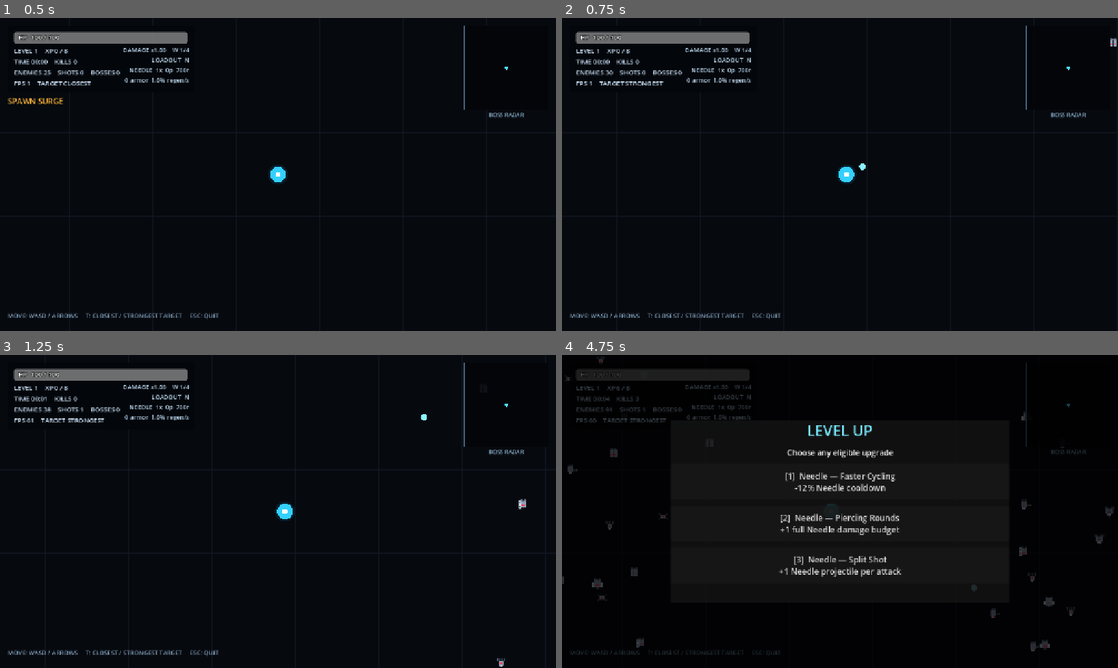
Above: before the commit, frames 1-4 (two rows, left to right).
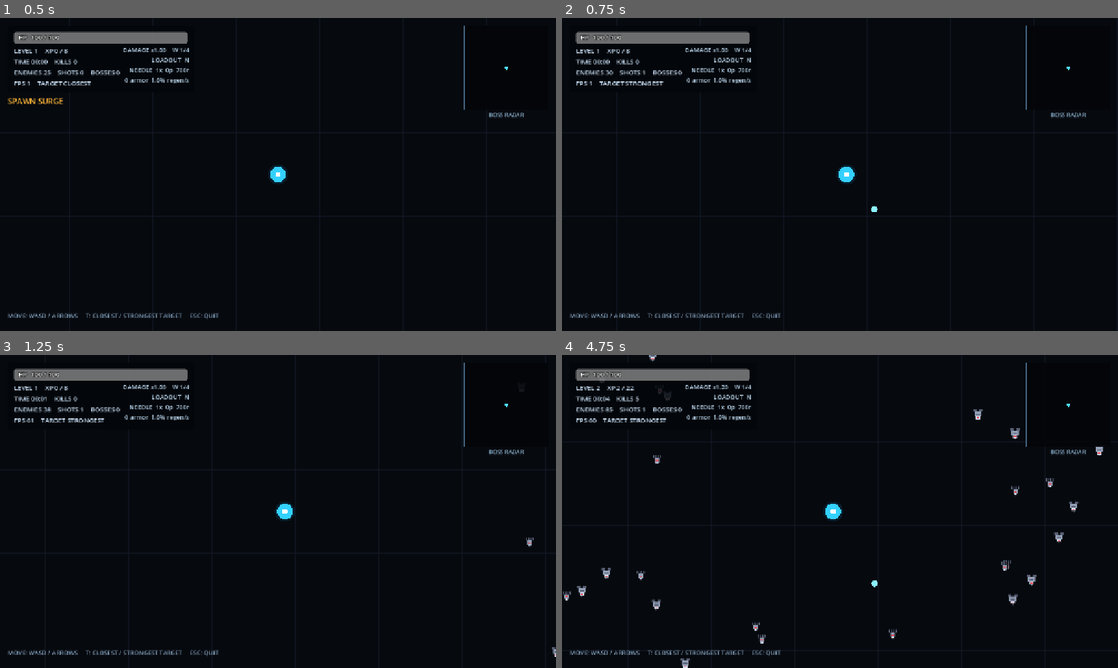
Above: after the commit, the same moments.

Repository: LoushengM/overrun
Game: Godot game, scene res://scenes/main.tscn
Two runs of this game, one before a commit and one after it. Both use one fixed random seed, a clock stepped at 60 frames per second and the inputs below.
Inputs:
- Up to frame 1 (0.5 s): no input
- Up to frame 2 (0.75 s): tap Enter at 0.5 s; hold D from 0.53 s (still down); tap T at 0.6 s
- Up to frame 3 (1.25 s): keep holding D
- Up to frame 4 (4.75 s): release D at 1.28 s; hold S 1.28-2.03 s; tap R at 1.35 s; hold D 2.03-2.78 s; hold Enter 2.03-2.78 s; hold W 2.78-3.53 s; tap 1 at 2.85 s; hold A from 3.53 s (still down); tap 2 at 3.6 s; tap 3 at 4.35 s

Frame 1 is identical in both runs. In frame 2, less than 0.1% of the frame differs, in the area x 14-100%, y 6-62%; in frame 3, 0.1%; in frame 4, 7.5%, in the area x 0-100%, y 0-100%.

Commit message:
Add enemy archetypes with weighted time-gated spawning

Diff:
--- a/src/game_config.gd
+++ b/src/game_config.gd
@@ -113,6 +113,65 @@
 const NORMAL_ENEMY_DAMAGE := 10.0
 const NORMAL_ENEMY_RADIUS := 14.0
 const NORMAL_ENEMY_XP := 1
+
+# Archetype variants of the NORMAL enemy kind. These are multipliers on the
+# NORMAL_ENEMY_* base stats so tuning stays in one place. Unlock times are in
+# paced minutes; an archetype is only eligible to spawn once its time passes.
+const ARCHETYPE_SWARMER_HEALTH := 0.55
+const ARCHETYPE_SWARMER_SPEED := 1.45
+const ARCHETYPE_SWARMER_DAMAGE := 0.70
+const ARCHETYPE_SWARMER_RADIUS := 0.75
+const ARCHETYPE_SWARMER_XP := 1
+const ARCHETYPE_SWARMER_UNLOCK_MINUTES := 0.0
+const ARCHETYPE_SWARMER_WEIGHT := 3.0
+
+const ARCHETYPE_SHIELDED_HEALTH := 3.20
+const ARCHETYPE_SHIELDED_SPEED := 0.72
+const ARCHETYPE_SHIELDED_DAMAGE := 1.30
+const ARCHETYPE_SHIELDED_RADIUS := 1.20
+const ARCHETYPE_SHIELDED_XP := 3
+const ARCHETYPE_SHIELDED_UNLOCK_MINUTES := 1.5
+const ARCHETYPE_SHIELDED_WEIGHT := 1.4
+
+const ARCHETYPE_RANGED_HEALTH := 0.85
+const ARCHETYPE_RANGED_SPEED := 0.80
+const ARCHETYPE_RANGED_DAMAGE := 1.00
+const ARCHETYPE_RANGED_RADIUS := 0.95
+const ARCHETYPE_RANGED_XP := 3
+const ARCHETYPE_RANGED_UNLOCK_MINUTES := 2.5
+const ARCHETYPE_RANGED_WEIGHT := 1.2
+const ARCHETYPE_RANGED_STANDOFF := 420.0
+const ARCHETYPE_RANGED_FIRE_INTERVAL := 2.6
+const ARCHETYPE_RANGED_FIRE_INTERVAL_JITTER := 0.9
+const ARCHETYPE_RANGED_SHOT_SPEED := 260.0
+const ARCHETYPE_RANGED_SHOT_LIFETIME := 3.2
+const ARCHETYPE_RANGED_SHOT_RADIUS := 7.0
+
+const ARCHETYPE_SPLITTER_HEALTH := 1.80
+const ARCHETYPE_SPLITTER_SPEED := 0.90
+const ARCHETYPE_SPLITTER_DAMAGE := 1.10
+const ARCHETYPE_SPLITTER_RADIUS := 1.15
+const ARCHETYPE_SPLITTER_XP := 2
+const ARCHETYPE_SPLITTER_UNLOCK_MINUTES := 3.5
+const ARCHETYPE_SPLITTER_WEIGHT := 1.0
+const ARCHETYPE_SPLITTER_CHILD_COUNT := 2
+const ARCHETYPE_SPLITTER_CHILD_SCATTER := 26.0
+
+const ARCHETYPE_ELITE_HEALTH := 5.50
+const ARCHETYPE_ELITE_SPEED := 1.05
+const ARCHETYPE_ELITE_DAMAGE := 1.60
+const ARCHETYPE_ELITE_RADIUS := 1.35
+const ARCHETYPE_ELITE_XP := 8
+const ARCHETYPE_ELITE_UNLOCK_MINUTES := 5.0
+const ARCHETYPE_ELITE_WEIGHT := 0.45
+
+const ARCHETYPE_GRUNT_UNLOCK_MINUTES := 0.0
+const ARCHETYPE_GRUNT_WEIGHT := 4.0
+
+# Enemy shots live in their own small arrays rather than the shared projectile
+# arrays: they only ever test against the player, so keeping them separate
+# leaves the player-projectile grid sweep (the hottest loop) untouched.
+const ENEMY_SHOT_CAP := 512
 
 const BOSS_HEALTH := 550.0
 const BOSS_HEALTH_SCALE_LINEAR := 1.0
--- a/src/simulation_world.gd
+++ b/src/simulation_world.gd
@@ -12,9 +12,10 @@
 const SPRITE_ATLAS_COLUMNS := 4
 const SPRITE_ATLAS_ROWS := 2
 const SPRITE_FRAME_COUNT := SPRITE_ATLAS_COLUMNS * SPRITE_ATLAS_ROWS
-const NORMAL_SPRITE_FRAME_COUNT := SPRITE_FRAME_COUNT - 1
 
 enum EnemyKind { NORMAL, BOSS }
+enum EnemyArchetype { GRUNT, SWARMER, SHIELDED, RANGED, SPLITTER, ELITE }
+const ARCHETYPE_COUNT := 6
 enum ProjectileKind { NEEDLE, SNIPER }
 enum TargetingMode { CLOSEST, STRONGEST }
 
@@ -94,6 +95,14 @@
 var enemy_radii: Array[float] = []
 var enemy_xp: Array[int] = []
 var enemy_kinds: Array[int] = []
+var enemy_archetypes: Array[int] = []
+var enemy_fire_timers: Array[float] = []
+var enemy_shot_positions: Array[Vector2] = []
+var enemy_shot_velocities: Array[Vector2] = []
+var enemy_shot_lifetimes: Array[float] = []
+var enemy_shot_damage: Array[float] = []
+var pending_split_positions: Array[Vector2] = []
+var pending_split_health: Array[float] = []
 var enemy_sprite_frames: Array[int] = []
 var enemy_last_hit_attack: Array[int] = []
 var enemy_reserved_damage: Array[float] = []
@@ -160,6 +169,14 @@
     enemy_radii.clear()
     enemy_xp.clear()
     enemy_kinds.clear()
+    enemy_archetypes.clear()
+    enemy_fire_timers.clear()
+    enemy_shot_positions.clear()
+    enemy_shot_velocities.clear()
+    enemy_shot_lifetimes.clear()
+    enemy_shot_damage.clear()
+    pending_split_positions.clear()
+    pending_split_health.clear()
     enemy_sprite_frames.clear()
     enemy_last_hit_attack.clear()
     enemy_reserved_damage.clear()
@@ -295,6 +312,14 @@
     enemy_radii.clear()
     enemy_xp.clear()
     enemy_kinds.clear()
+    enemy_archetypes.clear()
+    enemy_fire_timers.clear()
+    enemy_shot_positions.clear()
+    enemy_shot_velocities.clear()
+    enemy_shot_lifetimes.clear()
+    enemy_shot_damage.clear()
+    pending_split_positions.clear()
+    pending_split_health.clear()
     enemy_sprite_frames.clear()
     enemy_last_hit_attack.clear()
     enemy_reserved_damage.clear()
@@ -333,6 +358,7 @@
 
     _update_player(delta)
     _update_enemies(delta)
+    _update_enemy_shots(delta)
     if not is_running:
         _emit_stats()
         queue_redraw()
@@ -415,6 +441,17 @@
         else:
             if distance_to_player > 0.001:
                 direction = to_player / distance_to_player
+            if enemy_archetypes[i] == EnemyArchetype.RANGED:
+                if distance_to_player < GameConfig.ARCHETYPE_RANGED_STANDOFF:
+                    direction = -direction
+                enemy_fire_timers[i] -= delta
+                if enemy_fire_timers[i] <= 0.0:
+                    enemy_fire_timers[i] = (
+                        GameConfig.ARCHETYPE_RANGED_FIRE_INTERVAL
+                        + rng.randf_range(0.0, GameConfig.ARCHETYPE_RANGED_FIRE_INTERVAL_JITTER)
+                    )
+                    if distance_to_player <= GameConfig.ARCHETYPE_RANGED_STANDOFF * 2.0 and distance_to_player > 0.001:
+                        _spawn_enemy_shot(position, to_player / distance_to_player, enemy_damage[i])
 
         var movement_multiplier := _current_boss_speed_scale() if enemy_kinds[i] == EnemyKind.BOSS else _current_normal_speed_scale()
         if enemy_kinds[i] == EnemyKind.NORMAL:
@@ -782,11 +819,74 @@
         if enemy_kinds[i] == EnemyKind.BOSS:
             pending_boss_rewards += 1
             boss_defeated = true
-        elif pickup_positions.size() < GameConfig.PICKUP_CAP and rng.randf() < GameConfig.HEALTH_PICKUP_DROP_CHANCE:
-            _spawn_health_pickup(enemy_positions[i])
+        else:
+            # Children are queued, not spawned inline: _remove_enemy swaps the
+            # last element into slot i, so appending mid-loop would shuffle an
+            # unvisited entity into an index the reverse walk has passed.
+            if enemy_archetypes[i] == EnemyArchetype.SPLITTER:
+                _queue_split(enemy_positions[i])
+            if pickup_positions.size() < GameConfig.PICKUP_CAP and rng.randf() < GameConfig.HEALTH_PICKUP_DROP_CHANCE:
+                _spawn_health_pickup(enemy_positions[i])
         _remove_enemy(i)
+    _drain_pending_splits()
     if boss_defeated:
         _request_sound("boss_defeat")
+
+
+func _queue_split(position: Vector2) -> void:
+    for child in range(GameConfig.ARCHETYPE_SPLITTER_CHILD_COUNT):
+        var offset := Vector2.from_angle(rng.randf_range(0.0, TAU)) * GameConfig.ARCHETYPE_SPLITTER_CHILD_SCATTER
+        pending_split_positions.append(WorldSpace.wrap_position(position + offset))
+        pending_split_health.append(1.0 / float(GameConfig.ARCHETYPE_SPLITTER_CHILD_COUNT))
+
+
+func _drain_pending_splits() -> void:
+    for i in range(pending_split_positions.size()):
+        _spawn_archetype(pending_split_positions[i], EnemyArchetype.SWARMER, pending_split_health[i])
+    pending_split_positions.clear()
+    pending_split_health.clear()
+
+
+func _spawn_enemy_shot(origin: Vector2, direction: Vector2, damage_value: float) -> void:
+    if enemy_shot_positions.size() >= GameConfig.ENEMY_SHOT_CAP:
+        return
+    enemy_shot_positions.append(WorldSpace.wrap_position(origin + direction * 18.0))
+    enemy_shot_velocities.append(direction * GameConfig.ARCHETYPE_RANGED_SHOT_SPEED)
+    enemy_shot_lifetimes.append(GameConfig.ARCHETYPE_RANGED_SHOT_LIFETIME)
+    enemy_shot_damage.append(damage_value)
+
+
+# Enemy shots only ever test against the player, so they skip the enemy grid
+# entirely: one distance check each, no spatial query.
+func _update_enemy_shots(delta: float) -> void:
+    var hit_radius := GameConfig.PLAYER_RADIUS + GameConfig.ARCHETYPE_RANGED_SHOT_RADIUS
+    var hit_radius_squared := hit_radius * hit_radius
+    for i in range(enemy_shot_positions.size() - 1, -1, -1):
+        enemy_shot_lifetimes[i] -= delta
+        if enemy_shot_lifetimes[i] <= 0.0:
+            _remove_enemy_shot(i)
+            continue
+        enemy_shot_positions[i] = WorldSpace.wrap_position(
+            enemy_shot_positions[i] + enemy_shot_velocities[i] * delta
+        )
+        if WorldSpace.distance_squared(enemy_shot_positions[i], player_position) <= hit_radius_squared:
+            _apply_player_damage(enemy_shot_damage[i], true)
+            _remove_enemy_shot(i)
+            if not is_running:
+                return
+
+
+func _remove_enemy_shot(index: int) -> void:
+    var last := enemy_shot_positions.size() - 1
+    if index != last:
+        enemy_shot_positions[index] = enemy_shot_positions[last]
+        enemy_shot_velocities[index] = enemy_shot_velocities[last]
+        enemy_shot_lifetimes[index] = enemy_shot_lifetimes[last]
+        enemy_shot_damage[index] = enemy_shot_damage[last]
+    enemy_shot_positions.pop_back()
+    enemy_shot_velocities.pop_back()
+    enemy_shot_lifetimes.pop_back()
+    enemy_shot_damage.pop_back()
 
 
 func _update_pickups() -> void:
@@ -875,17 +975,115 @@
         angle = player_move_direction.angle() + rng.randf_range(-0.55, 0.55)
     var view_scale := _camera_view_scale()
     var distance := rng.randf_range(760.0 * view_scale, 1040.0 * view_scale)
+    var spawn_position := WorldSpace.wrap_position(player_position + Vector2.from_angle(angle) * distance)
+    _spawn_archetype(spawn_position, _pick_archetype(_paced_minutes()), 1.0)
+
+
+# Stat scales packed into a Vector4 (health, speed, damage, radius) so archetype
+# lookup stays allocation-free on the spawn path.
+func _archetype_stat_scale(archetype: int) -> Vector4:
+    match archetype:
+        EnemyArchetype.SWARMER:
+            return Vector4(
+                GameConfig.ARCHETYPE_SWARMER_HEALTH,
+                GameConfig.ARCHETYPE_SWARMER_SPEED,
+                GameConfig.ARCHETYPE_SWARMER_DAMAGE,
+                GameConfig.ARCHETYPE_SWARMER_RADIUS
+            )
+        EnemyArchetype.SHIELDED:
+            return Vector4(
+                GameConfig.ARCHETYPE_SHIELDED_HEALTH,
+                GameConfig.ARCHETYPE_SHIELDED_SPEED,
+                GameConfig.ARCHETYPE_SHIELDED_DAMAGE,
+                GameConfig.ARCHETYPE_SHIELDED_RADIUS
+            )
+        EnemyArchetype.RANGED:
+            return Vector4(
+                GameConfig.ARCHETYPE_RANGED_HEALTH,
+                GameConfig.ARCHETYPE_RANGED_SPEED,
+                GameConfig.ARCHETYPE_RANGED_DAMAGE,
+                GameConfig.ARCHETYPE_RANGED_RADIUS
+            )
+        EnemyArchetype.SPLITTER:
+            return Vector4(
+                GameConfig.ARCHETYPE_SPLITTER_HEALTH,
+                GameConfig.ARCHETYPE_SPLITTER_SPEED,
+                GameConfig.ARCHETYPE_SPLITTER_DAMAGE,
+                GameConfig.ARCHETYPE_SPLITTER_RADIUS
+            )
+        EnemyArchetype.ELITE:
+            return Vector4(
+                GameConfig.ARCHETYPE_ELITE_HEALTH,
+                GameConfig.ARCHETYPE_ELITE_SPEED,
+                GameConfig.ARCHETYPE_ELITE_DAMAGE,
+                GameConfig.ARCHETYPE_ELITE_RADIUS
+            )
+        _:
+            return Vector4.ONE
+
+
+func _archetype_xp(archetype: int) -> int:
+    match archetype:
+        EnemyArchetype.SWARMER:
+            return GameConfig.ARCHETYPE_SWARMER_XP
+        EnemyArchetype.SHIELDED:
+            return GameConfig.ARCHETYPE_SHIELDED_XP
+        EnemyArchetype.RANGED:
+            return GameConfig.ARCHETYPE_RANGED_XP
+        EnemyArchetype.SPLITTER:
+            return GameConfig.ARCHETYPE_SPLITTER_XP
+        EnemyArchetype.ELITE:
+            return GameConfig.ARCHETYPE_ELITE_XP
+        _:
+            return GameConfig.NORMAL_ENEMY_XP
+
+
+func _archetype_weight(archetype: int, minutes: float) -> float:
+    match archetype:
+        EnemyArchetype.SWARMER:
+            return GameConfig.ARCHETYPE_SWARMER_WEIGHT if minutes >= GameConfig.ARCHETYPE_SWARMER_UNLOCK_MINUTES else 0.0
+        EnemyArchetype.SHIELDED:
+            return GameConfig.ARCHETYPE_SHIELDED_WEIGHT if minutes >= GameConfig.ARCHETYPE_SHIELDED_UNLOCK_MINUTES else 0.0
+        EnemyArchetype.RANGED:
+            return GameConfig.ARCHETYPE_RANGED_WEIGHT if minutes >= GameConfig.ARCHETYPE_RANGED_UNLOCK_MINUTES else 0.0
+        EnemyArchetype.SPLITTER:
+            return GameConfig.ARCHETYPE_SPLITTER_WEIGHT if minutes >= GameConfig.ARCHETYPE_SPLITTER_UNLOCK_MINUTES else 0.0
+        EnemyArchetype.ELITE:
+            return GameConfig.ARCHETYPE_ELITE_WEIGHT if minutes >= GameConfig.ARCHETYPE_ELITE_UNLOCK_MINUTES else 0.0
+        _:
+            return GameConfig.ARCHETYPE_GRUNT_WEIGHT
+
+
+func _pick_archetype(minutes: float) -> int:
+    var total := 0.0
+    for archetype in range(ARCHETYPE_COUNT):
+        total += _archetype_weight(archetype, minutes)
+    if total <= 0.0:
+        return EnemyArchetype.GRUNT
+    var roll := rng.randf() * total
+    for archetype in range(ARCHETYPE_COUNT):
+        roll -= _archetype_weight(archetype, minutes)
+        if roll <= 0.0:
+            return archetype
+    return EnemyArchetype.GRUNT
+
+
+func _spawn_archetype(position: Vector2, archetype: int, health_multiplier: float) -> void:
+    if enemy_positions.size() >= GameConfig.ENEMY_CAP:
+        return
     var minutes := _paced_minutes()
     var damage_scale := 1.0 + 0.10 * minutes + 0.020 * minutes * minutes
+    var scale := _archetype_stat_scale(archetype)
     _add_enemy(
-        WorldSpace.wrap_position(player_position + Vector2.from_angle(angle) * distance),
-        _current_normal_enemy_health(),
-        GameConfig.NORMAL_ENEMY_SPEED,
-        GameConfig.NORMAL_ENEMY_DAMAGE * damage_scale,
-        GameConfig.NORMAL_ENEMY_RADIUS,
-        GameConfig.NORMAL_ENEMY_XP,
+        position,
+        _current_normal_enemy_health() * scale.x * health_multiplier,
+        GameConfig.NORMAL_ENEMY_SPEED * scale.y,
+        GameConfig.NORMAL_ENEMY_DAMAGE * damage_scale * scale.z,
+        GameConfig.NORMAL_ENEMY_RADIUS * scale.w,
+        _archetype_xp(archetype),
         EnemyKind.NORMAL,
-        Vector2.ZERO
+        Vector2.ZERO,
+        archetype
     )
 
 
@@ -946,7 +1144,8 @@
     radius_value: float,
     xp_value: int,
     kind_value: int,
-    anchor_value: Vector2
+    anchor_value: Vector2,
+    archetype_value: int = EnemyArchetype.GRUNT
 ) -> void:
     enemy_positions.append(position)
     enemy_health.append(health_value)
@@ -956,7 +1155,9 @@
     enemy_radii.append(radius_value)
     enemy_xp.append(xp_value)
     enemy_kinds.append(kind_value)
-    enemy_sprite_frames.append(_sprite_frame_for(kind_value, position))
+    enemy_archetypes.append(archetype_value)
+    enemy_fire_timers.append(_initial_fire_timer(archetype_value))
+    enemy_sprite_frames.append(_sprite_frame_for(kind_value, archetype_value))
     enemy_last_hit_attack.append(0)
     enemy_reserved_damage.append(0.0)
     enemy_anchors.append(anchor_value)
@@ -965,11 +1166,31 @@
     enemy_boss_hit_protection_timer.append(0.0)
 
 
-func _sprite_frame_for(kind_value: int, position: Vector2) -> int:
+func _sprite_frame_for(kind_value: int, archetype_value: int) -> int:
     if kind_value == EnemyKind.BOSS:
         return SPRITE_FRAME_COUNT - 1
-    var seed_value := int(position.x) * 73856093 ^ int(position.y) * 19349663
-    return absi(seed_value) % NORMAL_SPRITE_FRAME_COUNT
+    match archetype_value:
+        EnemyArchetype.SWARMER:
+            return 1
+        EnemyArchetype.SHIELDED:
+            return 2
+        EnemyArchetype.RANGED:
+            return 3
+        EnemyArchetype.SPLITTER:
+            return 4
+        EnemyArchetype.ELITE:
+            # Frame 7 is the crowned elite chassis in tools/generate_sprite_atlas.gd.
+            # Frames 5 (heavy) and 6 (skitter) are drawn but unclaimed by any
+            # archetype yet.
+            return 7
+        _:
+            return 0
+
+
+func _initial_fire_timer(archetype_value: int) -> float:
+    if archetype_value != EnemyArchetype.RANGED:
+        return 0.0
+    return GameConfig.ARCHETYPE_RANGED_FIRE_INTERVAL * rng.randf_range(0.35, 1.0)
 
 
 func _spawn_health_pickup(position: Vector2) -> void:
@@ -1439,6 +1660,8 @@
         enemy_radii[index] = enemy_radii[last]
         enemy_xp[index] = enemy_xp[last]
         enemy_kinds[index] = enemy_kinds[last]
+        enemy_archetypes[index] = enemy_archetypes[last]
+        enemy_fire_timers[index] = enemy_fire_timers[last]
         enemy_sprite_frames[index] = enemy_sprite_frames[last]
         enemy_last_hit_attack[index] = enemy_last_hit_attack[last]
         enemy_reserved_damage[index] = enemy_reserved_damage[last]
@@ -1454,6 +1677,8 @@
     enemy_radii.pop_back()
     enemy_xp.pop_back()
     enemy_kinds.pop_back()
+    enemy_archetypes.pop_back()
+    enemy_fire_timers.pop_back()
     enemy_sprite_frames.pop_back()
     enemy_last_hit_attack.pop_back()
     enemy_reserved_damage.pop_back()
@@ -1705,6 +1930,11 @@
             draw_line(position + Vector2(-6.0, 0.0), position + Vector2(6.0, 0.0), Color.WHITE, 3.0)
             draw_line(position + Vector2(0.0, -6.0), position + Vector2(0.0, 6.0), Color.WHITE, 3.0)
 
+    for raw_shot_position in enemy_shot_positions:
+        var shot_position := WorldSpace.nearest_image(player_position, raw_shot_position)
+        if _is_near_view(shot_position, visible_half):
+            draw_circle(shot_position, GameConfig.ARCHETYPE_RANGED_SHOT_RADIUS, Color(1.0, 0.35, 0.25, 0.95))
+
     if normal_enemy_multimesh != null and sprite_atlas_texture != null:
         draw_multimesh(normal_enemy_multimesh, sprite_atlas_texture)
     elif normal_enemy_multimesh != null and circle_texture != null:
